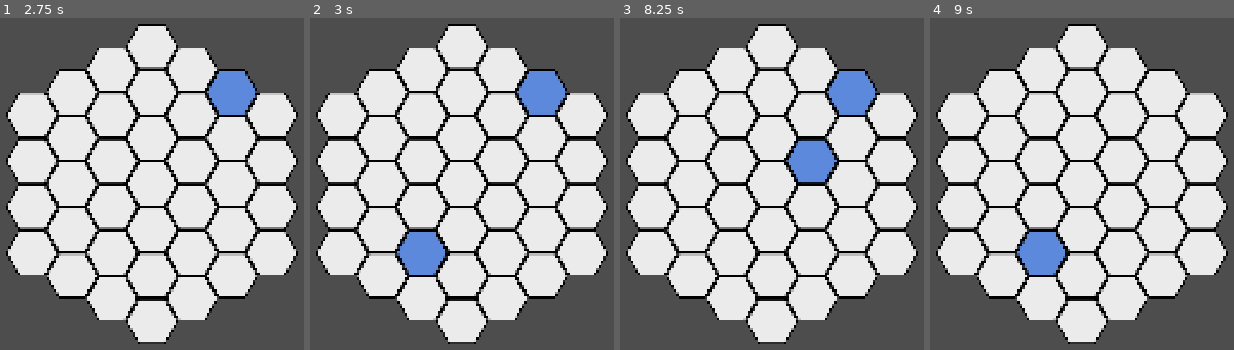
Above: before the commit, frames 1-4 (left to right).
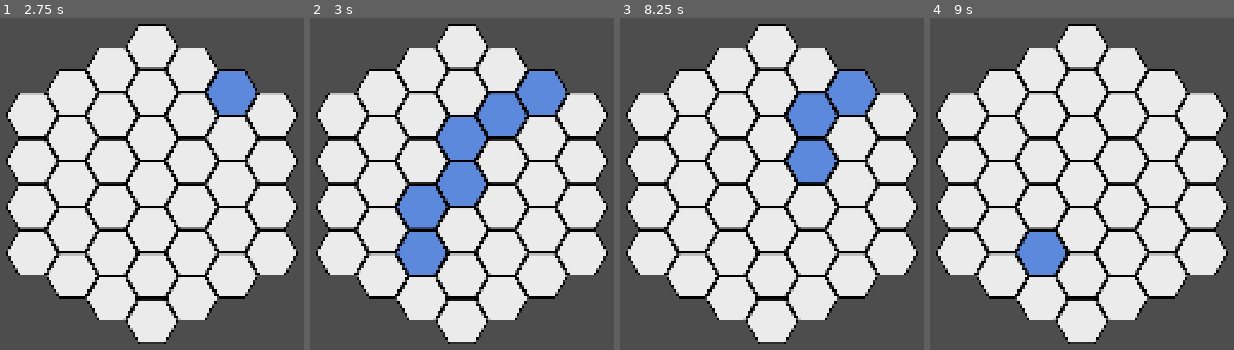
Above: after the commit, the same moments.

Repository: stefan-11/hexfield
Game: Godot game, scene res://hex_map.tscn
The game is run twice, just before and just after one commit, with the same random seed, the same clock (stepped at 60 frames per second) and the same inputs.
Inputs (mouse positions are in pixels of both pictures, inside the frame that each line leads up to):
- Up to frame 1 (2.75 s): tap Enter at 0.5, 2 s; move the mouse to (outside the picture) at 0.52 s; click (outside the picture) at 0.67 s; tap Space at 1.25 s; move the mouse to (outside the picture) at 1.27 s; click (outside the picture) at 1.42 s; move the mouse to (231, 84) at 2.02 s; click (231, 84) at 2.17 s
- Up to frame 2 (3 s): tap Space at 2.75 s; move the mouse to (422, 273) at 2.77 s; click (422, 273) at 2.92 s
- Up to frame 3 (8.25 s): tap Enter at 3.5 s; move the mouse to (outside the picture) at 3.52 s; click (outside the picture) at 3.67 s; tap Space at 4.25 s; move the mouse to (outside the picture) at 4.27 s; click (outside the picture) at 4.42 s; move the mouse to (811, 184) at 5.02 s; click (811, 184) at 5.17 s; move the mouse to (653, 71) at 5.77 s; click (653, 71) at 5.92 s; move the mouse to (outside the picture) at 6.52 s; click (outside the picture) at 6.67 s; move the mouse to (outside the picture) at 7.27 s; click (outside the picture) at 7.42 s; move the mouse to (851, 84) at 8.02 s; click (851, 84) at 8.17 s
- Up to frame 4 (9 s): move the mouse to (1042, 273) at 8.77 s; click (1042, 273) at 8.92 s

Frame 1 is identical in both runs. In frame 2, 6.4% of the frame differs, in the area x 28-72%, y 22-64%; in frame 3, 1.6%; in frame 4, nothing differs.

Commit message:
add path finding between two hexes

Diff:
--- a/hex_map.gd
+++ b/hex_map.gd
@@ -29,8 +29,14 @@
 var selected: Array[Vector2i] = []
 ## Feld unter dem Mauszeiger, oder null.
 var hovered: Variant = null
+## Angezeigter Pfad: Feld 1 -> Feld 2, oder als Vorschau Feld 1 -> Feld unter der Maus.
+var path: Array[Vector2i] = []
 
 var _tile_size: Vector2
+var _astar := AStar2D.new()
+## AStar2D arbeitet mit Zahlen-IDs: Zuordnung Koordinate -> ID und ID -> Koordinate.
+var _point_ids: Dictionary[Vector2i, int] = {}
+var _point_hexes: Array[Vector2i] = []
 
 
 func _ready() -> void:
@@ -60,41 +66,55 @@
 		hex = null
 	if hex == hovered:
 		return
-	var previous: Variant = hovered
 	hovered = hex
-	if previous != null:
-		_update_tile_color(previous)
-	if hovered != null:
-		_update_tile_color(hovered)
+	_update_highlights()
 
 
 ## Markiert ein Feld. Es sind höchstens zwei Felder gleichzeitig markiert:
 ## Ein dritter Klick hebt die bisherige Auswahl auf und beginnt eine neue.
 func select_tile(hex: Vector2i) -> void:
 	if selected.size() >= 2:
-		clear_selection()
+		selected.clear()
 	selected.append(hex)
-	_update_tile_color(hex)
+	_update_highlights()
 	print("Feld %d: (q=%d, r=%d, s=%d)" % [selected.size(), hex.x, hex.y, -hex.x - hex.y])
 	if selected.size() == 2:
 		print("Distanz zwischen Feld 1 und Feld 2: %d" % distance(selected[0], selected[1]))
+		print("Pfad: ", path)
 
 
 func clear_selection() -> void:
-	var previous := selected.duplicate()
 	selected.clear()
-	for hex in previous:
-		_update_tile_color(hex)
-
-
-## Angeklickte Felder sind kräftig blau, das Feld unter der Maus hellblau, alle anderen weiß.
-func _update_tile_color(hex: Vector2i) -> void:
-	if hex in selected:
-		tiles[hex].modulate = SELECTED_COLOR
-	elif hex == hovered:
-		tiles[hex].modulate = HOVER_COLOR
-	else:
-		tiles[hex].modulate = Color.WHITE
+	_update_highlights()
+
+
+## Kürzester Pfad zwischen zwei Feldern, inklusive Start- und Zielfeld.
+func find_path(from: Vector2i, to: Vector2i) -> Array[Vector2i]:
+	var result: Array[Vector2i] = []
+	for id in _astar.get_id_path(_point_ids[from], _point_ids[to]):
+		result.append(_point_hexes[id])
+	return result
+
+
+## Berechnet den angezeigten Pfad neu und färbt alle Felder ein:
+## angeklickte Felder und der fertige Pfad kräftig blau,
+## Pfad-Vorschau und Feld unter der Maus hellblau, alle anderen weiß.
+func _update_highlights() -> void:
+	path.clear()
+	if selected.size() == 2:
+		path = find_path(selected[0], selected[1])
+	elif selected.size() == 1 and hovered != null:
+		path = find_path(selected[0], hovered)
+	var path_color := SELECTED_COLOR if selected.size() == 2 else HOVER_COLOR
+	for hex in tiles:
+		if hex in selected:
+			tiles[hex].modulate = SELECTED_COLOR
+		elif hex in path:
+			tiles[hex].modulate = path_color
+		elif hex == hovered:
+			tiles[hex].modulate = HOVER_COLOR
+		else:
+			tiles[hex].modulate = Color.WHITE
 
 
 ## Erzeugt alle Felder innerhalb von `radius` um das Mittelfeld (0, 0).
@@ -105,6 +125,27 @@
 		var r_max := mini(radius, -q + radius)
 		for r in range(r_min, r_max + 1):
 			_create_tile(Vector2i(q, r))
+	_setup_pathfinding()
+
+
+## Legt für jedes Feld einen AStar2D-Punkt an und verbindet ihn mit seinen Hex-Nachbarn.
+## Als Punktposition dient ein ideales Hexgitter, in dem alle sechs Nachbarn exakt
+## gleich weit entfernt sind. So reichen die eingebauten Kosten (euklidische Distanz)
+## und der kürzeste Pfad hat immer die minimale Anzahl an Schritten.
+func _setup_pathfinding() -> void:
+	_astar.clear()
+	_point_ids.clear()
+	_point_hexes.clear()
+	for hex in tiles:
+		var id := _point_hexes.size()
+		_point_ids[hex] = id
+		_point_hexes.append(hex)
+		_astar.add_point(id, Vector2(1.5 * hex.x, sqrt(3.0) * (hex.y + hex.x / 2.0)))
+	for hex in tiles:
+		for dir in DIRECTIONS:
+			var neighbor := hex + dir
+			if has_tile(neighbor):
+				_astar.connect_points(_point_ids[hex], _point_ids[neighbor])
 
 
 func clear_map() -> void:
@@ -113,6 +154,7 @@
 	tiles.clear()
 	selected.clear()
 	hovered = null
+	path.clear()
 
 
 func has_tile(hex: Vector2i) -> bool:
